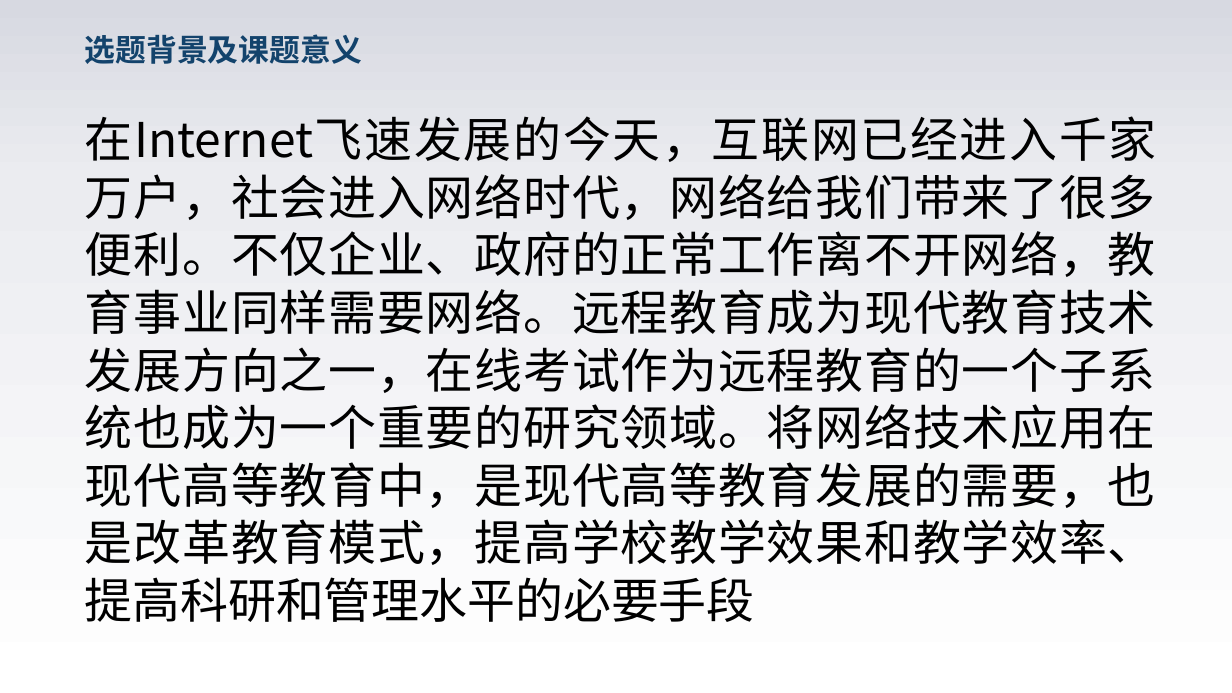
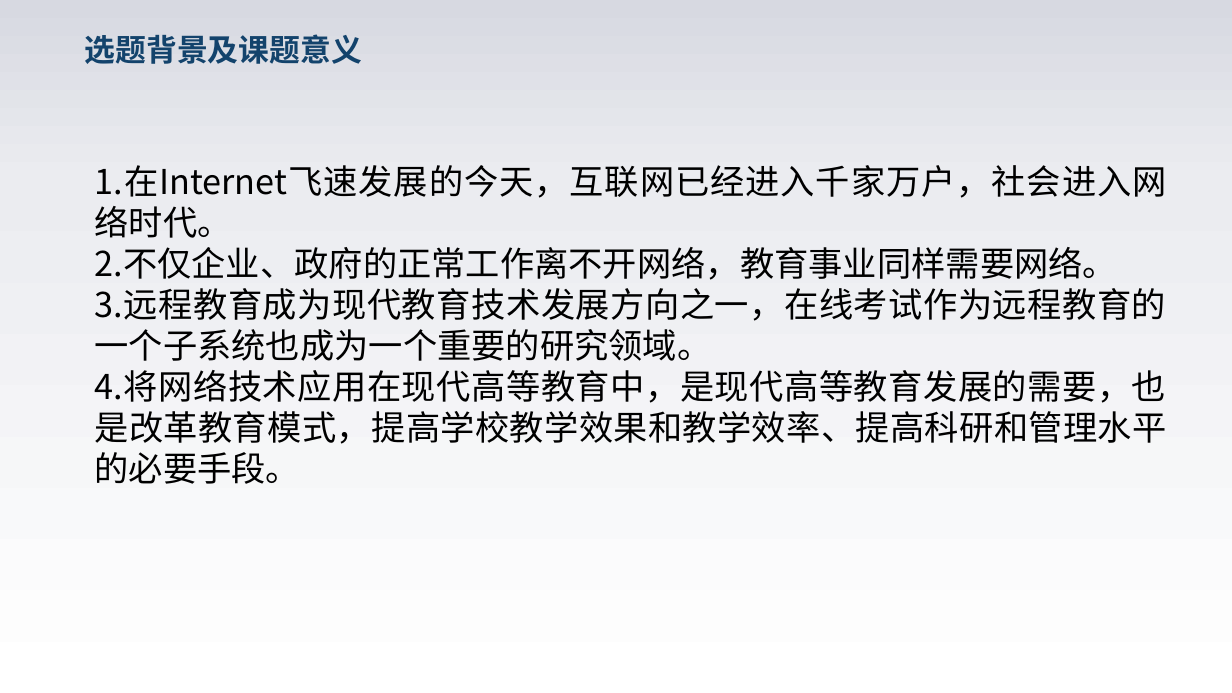
Before and after one commit to solost23/Graduation-thesis, a slide deck: slide 4 of 0963180222-田园园-在线考试系统-答辩ppt.pptx. Drawn at 1232x693 pixels with LibreOffice and Linux fonts; fonts in the diff are those of the drawing; background and template pictures are left out. Boxes give left, top, right and bottom in pixels: in the first picture for what was removed or moved away, otherwise in the second. Text is boxed around its words. In the diff, an @@ line names an element or a change of style, - is before the commit and + after.

```diff
--- a/0963180222-田园园-在线考试系统-答辩ppt.pptx
+++ b/0963180222-田园园-在线考试系统-答辩ppt.pptx
@@ text at (x1=95, y1=165, x2=1167, y2=484): text changed; size 28 to 20 pt @@
-在Internet飞速发展的今天，互联网已经进入千家万户，社会进入网络时代，网络给我们带来了很多便利。不仅企业、政府的正常工作离不开网络，教育事业同样需要网络。远程教育成为现代教育技术发展方向之一，在线考试作为远程教育的一个子系统也成为一个重要的研究领域。将网络技术应用在现代高等教育中，是现代高等教育发展的需要，也是改革教育模式，提高学校教学效果和教学效率、提高科研和管理水平的必要手段
+1.在Internet飞速发展的今天，互联网已经进入千家万户，社会进入网络时代。
+2.不仅企业、政府的正常工作离不开网络，教育事业同样需要网络。
+3.远程教育成为现代教育技术发展方向之一，在线考试作为远程教育的一个子系统也成为一个重要的研究领域。
+4.将网络技术应用在现代高等教育中，是现代高等教育发展的需要，也是改革教育模式，提高学校教学效果和教学效率、提高科研和管理水平的必要手段。
```
Also in this commit, not shown: 4 other slides changed, 2 slides removed, 4 other files.
